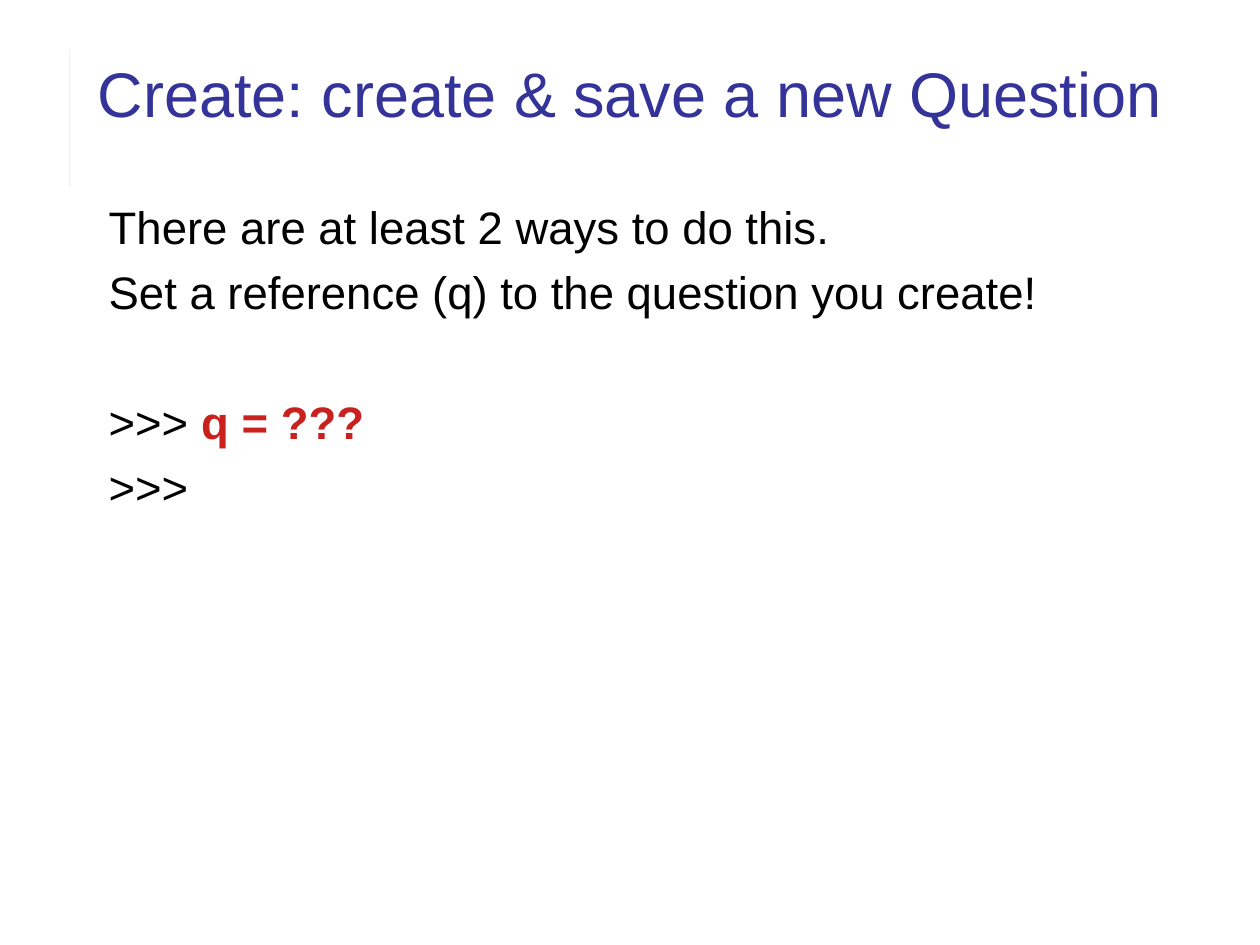
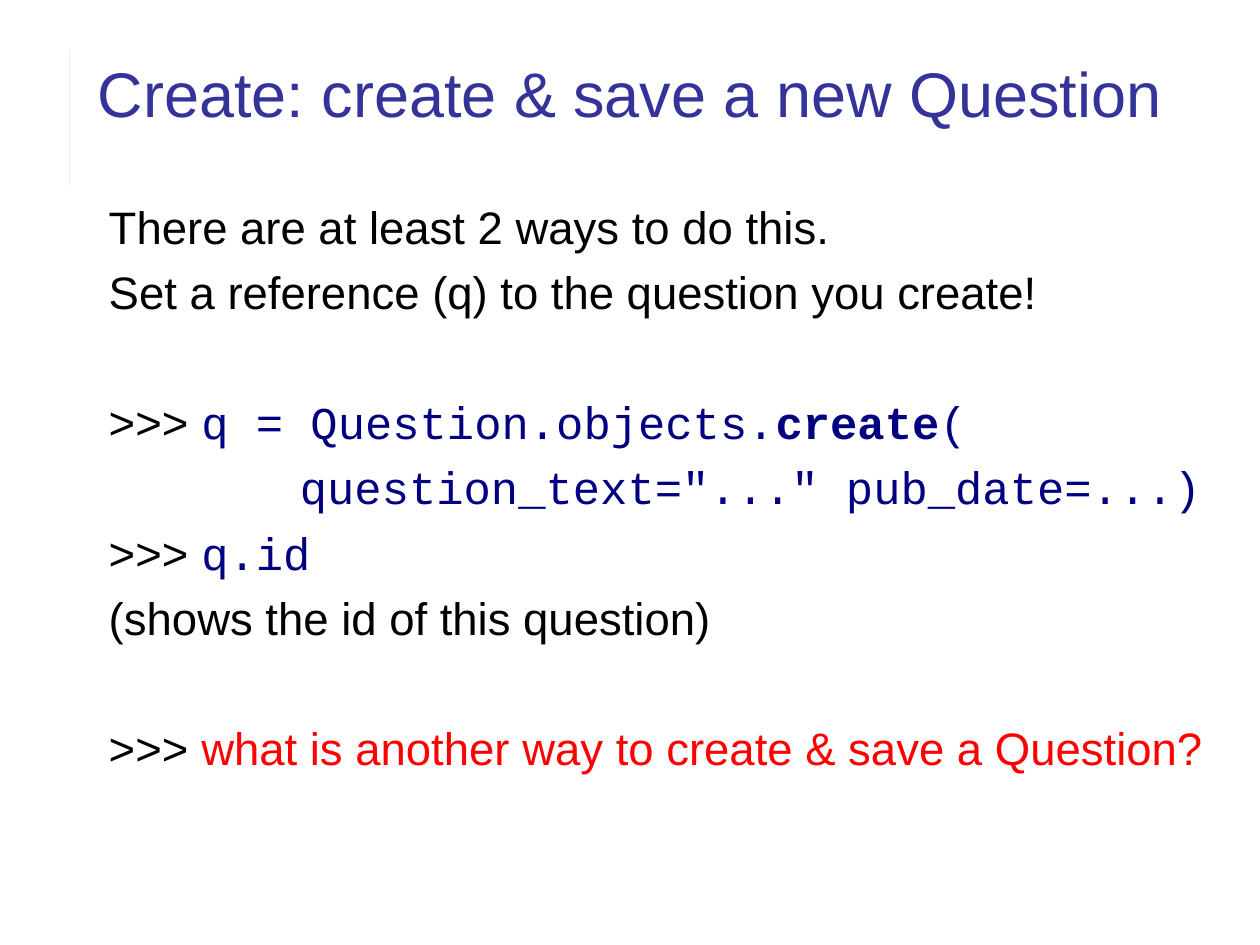
Before and after one commit to cpske/ISP, a slide deck: slide 31 of django/Django-review-1.pptx. Drawn at 1260x945 pixels with LibreOffice and Linux fonts; fonts in the diff are those of the drawing. Boxes give left, top, right and bottom in pixels: in the first picture for what was removed or moved away, otherwise in the second. Text is boxed around its words. In the diff, an @@ line names an element or a change of style, - is before the commit and + after.

```diff
--- a/django/Django-review-1.pptx
+++ b/django/Django-review-1.pptx
@@ text at box(109, 407, 1202, 774): text changed; text colour #000000 to #000080 @@
->>> q = ???
->>>
+>>> q = Question.objects.create(
+question_text="..." pub_date=...)
+>>> q.id
+(shows the id of this question)
+>>> what is another way to create & save a Question?
```
Also in this commit, not shown: 14 other slides changed, 1 slide added, 1 slide removed, 1 other file.
